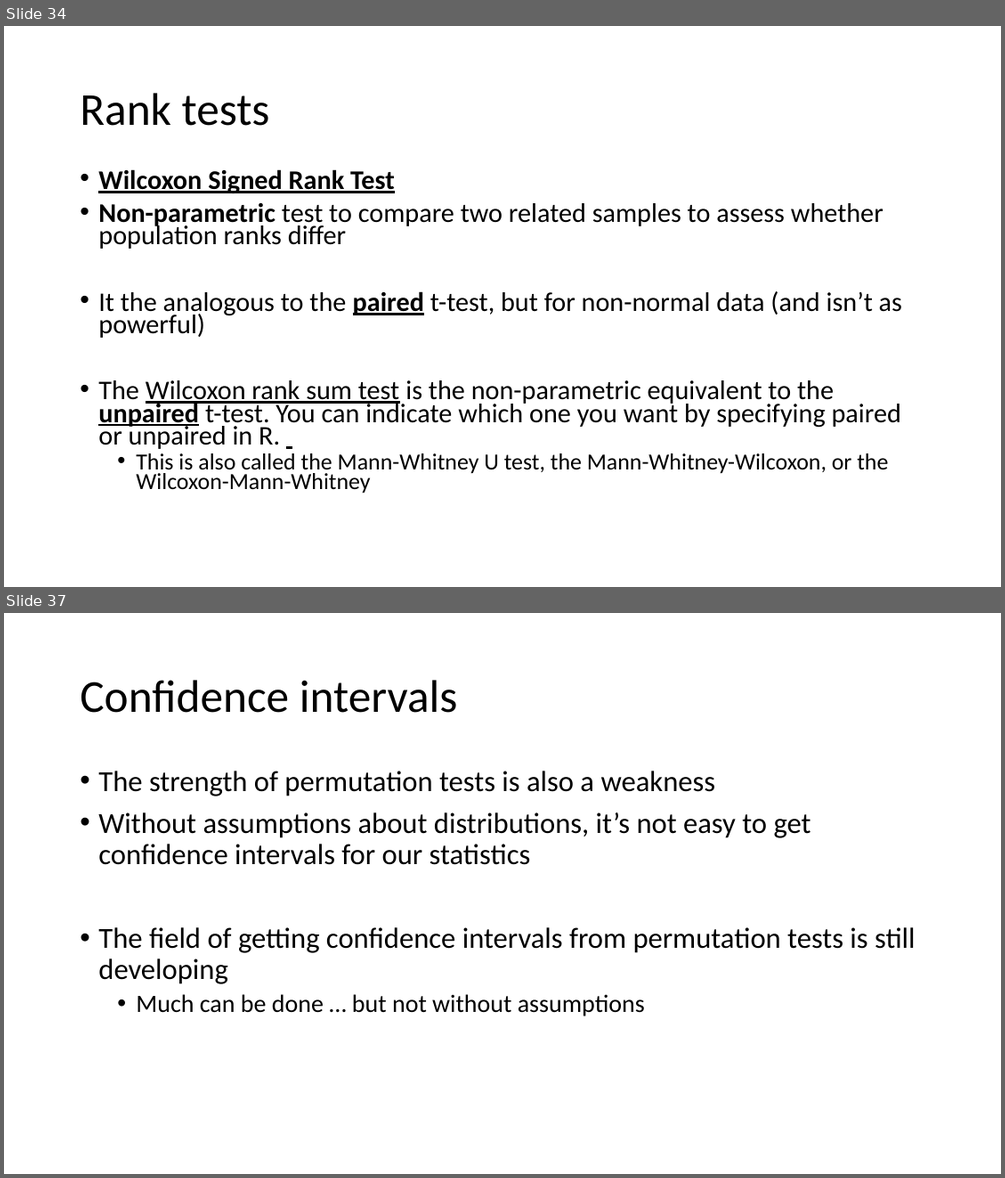
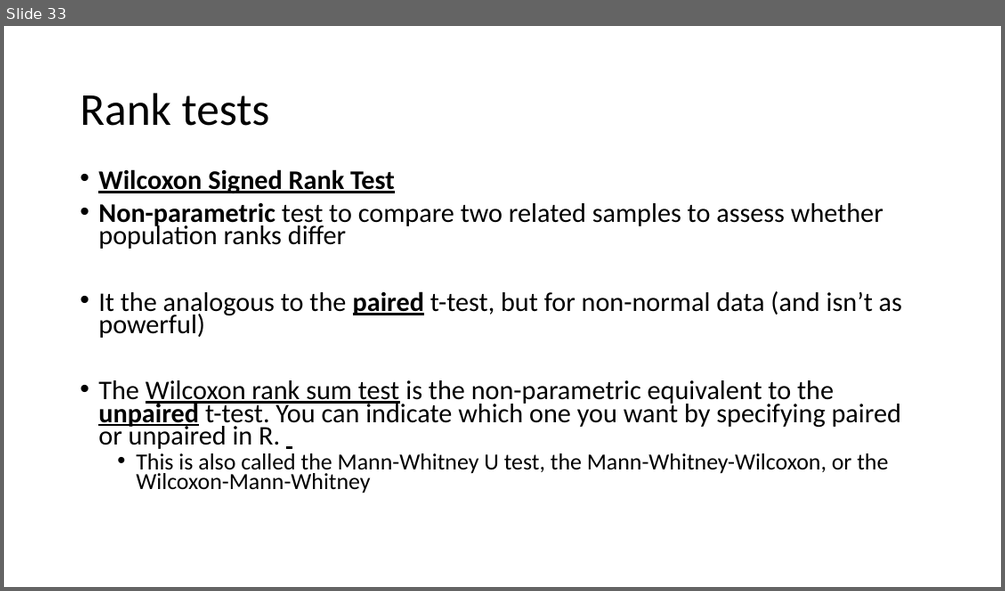
Before and after one commit to VTQuantMethodsEEB/klangwig, a slide deck: lectures/le_5_tests.pptx. Shown one above the other, each under a label of ours: slides 34 and 37 before the commit, slide 33 after it; the slides between them are not shown. The pictures are 1005x1178 and 1005x591 pixels, drawn with LibreOffice and Linux fonts; fonts in the diff are those of the drawing. Boxes give left, top, right and bottom in pixels: in the first picture for what was removed or moved away, otherwise in the second. Text is boxed around its words. In the diff, an @@ line names an element or a change of style, - is before the commit and + after.

```diff
--- a/lectures/le_5_tests.pptx
+++ b/lectures/le_5_tests.pptx
@@ slide 37 removed at <box>4,613,1001,1174</box>, background #FFFFFF @@
@@ title removed at <box>80,680,458,713</box> @@
-Confidence intervals
@@ text removed at <box>98,771,915,1016</box> @@
-• The strength of permutation tests is also a weakness
-• Without assumptions about distributions, it’s not easy to get confidence intervals for our statistics
-• The field of getting confidence intervals from permutation tests is still developing
-  • Much can be done … but not without assumptions
@@ what was slide 34 is now slide 33 @@
```
Also in this commit, not shown: 3 slides changed, 1 slide added, 8 other slides removed, 3 other files.
